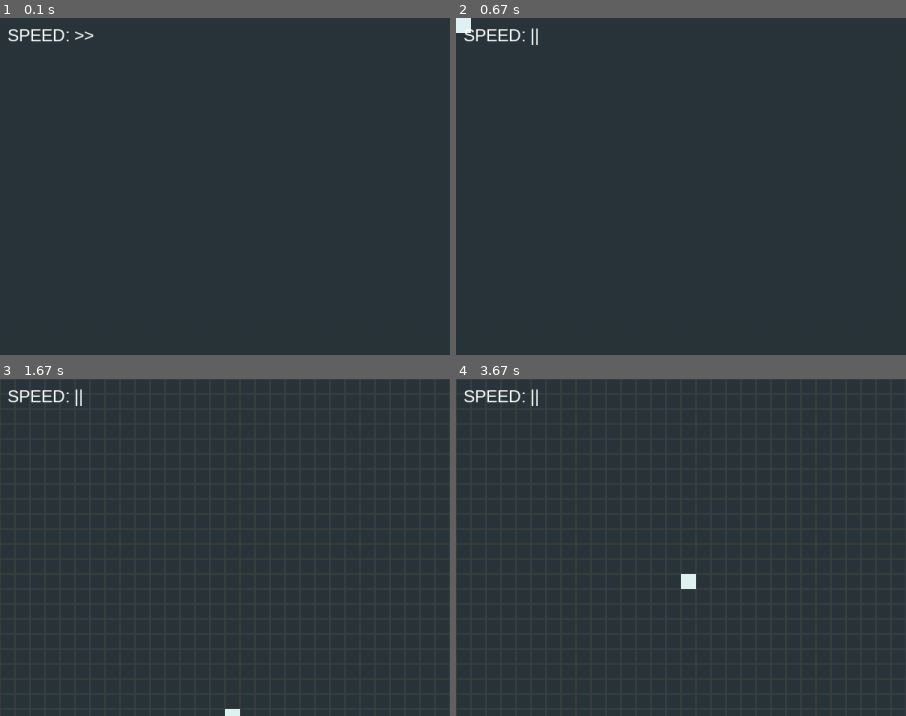
Above: before the commit, frames 1-4 (two rows, left to right).
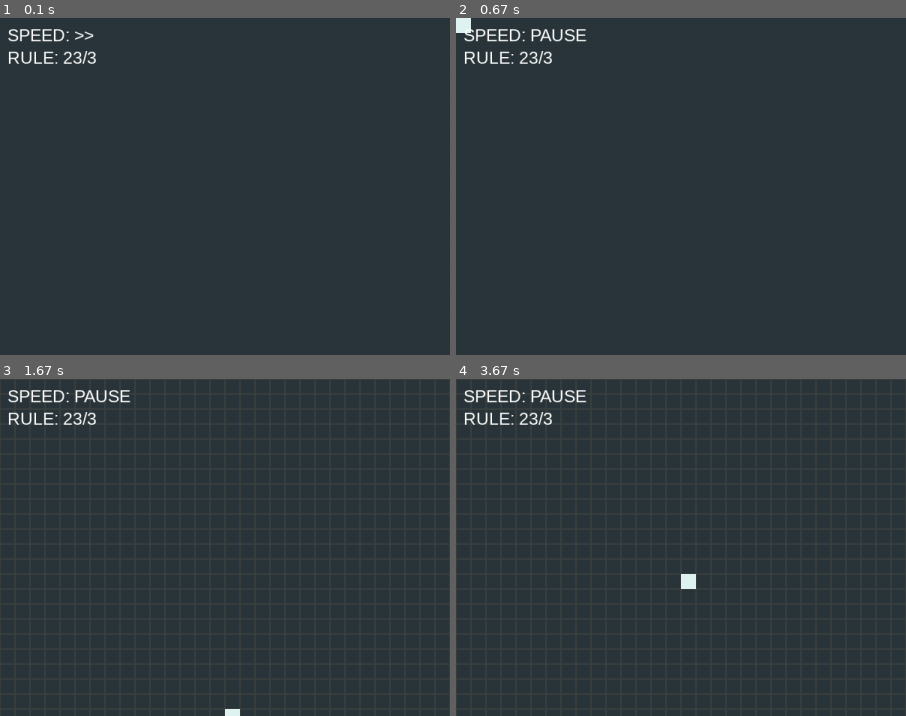
Above: after the commit, the same moments.

Repository: dvenru/py_game_of_life
Game: pygame game, started from main.py
Same seed, same stepped clock (60 frames per second), same inputs: the game is played once before the commit and once after it.
Inputs (mouse positions are % of the whole screen's width and height, from its top left):
- Up to frame 1 (0.1 s): no input
- Up to frame 2 (0.67 s): tap Space at 0.33 s
- Up to frame 3 (1.67 s): hold Tab 0.67-1.13 s; hold Right 0.67-1.13 s; tap Space at 0.73, 1.03, 1.23, 1.53 s; hold Delete 1.17-1.63 s; hold Right 1.17-1.63 s; move the mouse to (26, 51) at 1.2 s
- Up to frame 4 (3.67 s): hold Right 1.67-2.13 s; move the mouse to (19, 35) at 1.7 s; tap Space at 1.73, 2.03, 2.23, 2.53, 2.73, 3.03, 3.3, 3.6 s; hold Right 2.17-2.63 s; move the mouse to (87, 85) at 2.2 s; hold Left 2.67-3.2 s; move the mouse to (24, 13) at 2.7 s; hold Left 3.23-3.63 s; move the mouse to (26, 30) at 3.27 s
The pictures show only the part of the screen within x 0-50%, y 0-50%; the shares and areas given below are measured in that part.

The runs differ from the first frame. In frame 1, 0.3% of the frame differs, in the area x 2-22%, y 9-14%; in frame 2, 0.6%, in the area x 2-30%, y 2-14%; in frame 3, 0.6%; in frame 4, 0.6%.

Commit message:
version 1.3

Diff:
--- a/gameui.py
+++ b/gameui.py
@@ -1,30 +1,92 @@
 import pygame as pg
+
+from settings import *
 
 
 class UIGroup:
     def __init__(self) -> None:
-        self.group_ui = []
+        self.group_draw = []
+        self.group_update = []
 
-    def append(self, new_object) -> None:
-        self.group_ui.append(new_object)
+    def append(self, new_object, is_update: bool = False) -> None:
+        self.group_draw.append(new_object)
+        if is_update:
+            self.group_update.append(new_object)
+
+    def change_draw(self, changed_object, draw_state: bool) -> None:
+        if draw_state and (changed_object not in self.group_draw):
+            self.group_draw.append(changed_object)
+        elif not draw_state and (changed_object in self.group_draw):
+            self.group_draw.remove(changed_object)
 
     def update(self) -> None:
-        for _object in self.group_ui:
+        for _object in self.group_draw:
             _object.draw()
+        for _object in self.group_update:
+            _object.update()
 
 
 class Label:
-    def __init__(self, surface, text: str, position: tuple = (int, int), group_ui = None, size: int = 20, color = "white") -> None:
+    def __init__(self, surface, text: str, position: tuple = (int, int), size: int = 20, color = "white", timer: float = 0) -> None:
         self.surface = surface
         self.font = pg.font.SysFont("Arial", size)
         self.image = self.font.render(text, True, color)
         _, _, width, height = self.image.get_rect()
         self.rect = pg.Rect(position[0], position[1], width, height)
         self.text = text
-        group_ui.append(self)
+        self.timer = timer
 
     def draw(self) -> None:
         self.surface.blit(self.image, self.rect)
 
+    def set_center(self, new_pos: tuple = (int, int)) -> None:
+        self.rect.center = new_pos
+
     def set_text(self, new_text: str, color = "white") -> None:
         self.image = self.font.render(new_text, True, color)
+
+    def get_timer(self) -> float:
+        return self.timer
+
+
+class Button:
+    def __init__(self, surface, rect: tuple = (int, int, int, int), button_text: str = "Button", click_function = None) -> None:
+        self.surface = surface
+        self.rect = pg.Rect(rect[0], rect[1], rect[2], rect[3])
+        self.text = button_text
+        self.click_function = click_function
+
+        self.fill_color = {
+            "normal": SOFT_RED,
+            "pressed": GRAY_RED,
+            "hover": LIGHT_RED
+        }
+
+    def draw(self) -> None:
+        pass
+
+    def update(self) -> None:
+        pass
+
+
+class OptionMenu:
+    def __init__(self, surface, background_color = "white", title_color = "black", title_label = "Menu") -> None:
+        self.surface = surface
+        self.background_color = background_color
+        self.title_label = title_label
+        self.title_color = title_color
+        self.button_list = []
+        self.show = False
+
+    def add_button(self, new_button) -> None:
+        self.button_list.append(new_button)
+        self.update_size()
+
+    def update_size(self) -> None:
+        pass
+
+    def draw(self) -> None:
+        pass
+
+    def update(self) -> None:
+        pass
--- a/life.py
+++ b/life.py
@@ -9,6 +9,8 @@
         self.present_map = [['0' for i in range(HEIGHT // TILE_SIZE)] for i in range(WIDTH // TILE_SIZE)]
         self.tile_size = TILE_SIZE
         self.colors = [SOFT_BLACK, SOFT_RED]
+        self.rule_life = None
+        self.rule_birth = None
 
         self.grid_visible = False
 
@@ -22,7 +24,8 @@
                     pg.draw.rect(self.surface, (61, 66, 65), (
                         (num_line * self.tile_size), (num_tile * self.tile_size), self.tile_size, self.tile_size), 1)
 
-    def draw_hide(self, is_hide: bool = False, line_position: int = 0, tile_position: int = 0, draw_list = None) -> None:
+    def draw_hide(self, is_hide: bool = False, line_position: int = 0, tile_position: int = 0,
+                  draw_list = None) -> None:
         if is_hide:
             pg.draw.rect(self.surface, (223, 244, 243), (
                 (line_position * self.tile_size), (tile_position * self.tile_size), self.tile_size, self.tile_size))
@@ -48,6 +51,17 @@
     def set_grid_visible(self) -> None:
         self.grid_visible = not self.grid_visible
 
+    def set_rule(self, new_rule_life: str, new_rule_birth: str) -> None:
+        self.rule_life = new_rule_life
+        self.rule_birth = new_rule_birth
+
+    def set_rule_str(self, new_rule: str) -> None:
+        self.rule_life = list(new_rule[:new_rule.find("/")])
+        self.rule_birth = list(new_rule[new_rule.find("/") + 1:])
+
+    def get_rule(self) -> str:
+        return "".join(self.rule_life) + "/" + "".join(self.rule_birth)
+
     def new_generation(self) -> None:
         future_map = [['0' for i in range(HEIGHT // TILE_SIZE)] for i in range(WIDTH // TILE_SIZE)]
         for num_line, line in enumerate(self.present_map):
@@ -55,9 +69,9 @@
                 neighbors = self.search_neighbors(num_line, num_tile)
                 match tile:
                     case '0':
-                        future_map[num_line][num_tile] = '1' if neighbors[1] == 3 else '0'
+                        future_map[num_line][num_tile] = '1' if str(neighbors[1]) in list(self.rule_birth) else '0'
                     case '1':
-                        future_map[num_line][num_tile] = '1' if 2 <= neighbors[1] <= 3 else '0'
+                        future_map[num_line][num_tile] = '1' if str(neighbors[1]) in list(self.rule_life) else '0'
 
         self.present_map = future_map.copy()
 
--- a/main.py
+++ b/main.py
@@ -2,7 +2,7 @@
 
 from settings import *
 from life import Life
-from gameui import Label, UIGroup
+from gameui import UIGroup, Label, Button, OptionMenu
 
 
 class Game:
@@ -16,14 +16,25 @@
         self.clock = pg.time.Clock()
 
         self.life = Life(self.screen)
+        self.life.set_rule_str(DEFAULT_LIFE_RULE)
         self.group_ui = UIGroup()
 
         self.is_paused = False
         self.select_speed = 1
-        self.speed_label = Label(self.screen, "SPEED: " + ">" * int(self.select_speed + 1), (10, 10), self.group_ui, 23)
+        self.speed_label = Label(self.screen, "SPEED: " + ">" * int(self.select_speed + 1), (10, 10), 23)
+        self.group_ui.append(self.speed_label)
+
+        self.rule_label = Label(self.screen, "RULE: " + self.life.get_rule(), (10, 40), 23)
+        self.group_ui.append(self.rule_label)
+
+        self.system_label = Label(self.screen, "! None !", (0, 0), 23, "red", 5)
+        self.system_label.set_center((WIDTH // 2, HEIGHT - 30))
+        # self.group_ui.append(self.system_label)
 
         self.new_generation = pg.USEREVENT + 1
+        self.system_label_hide = pg.USEREVENT + 2
         pg.time.set_timer(self.new_generation, int(WAIT_LIST[self.select_speed] * 1000))
+        # pg.time.set_timer(self.system_label_hide, int(self.system_label.get_timer() * 1000), 1)
 
         self.draw_hide_list = []
 
@@ -31,7 +42,7 @@
         if new_speed == 0:
             self.is_paused = not self.is_paused
             pg.time.set_timer(self.new_generation, int((0 if self.is_paused else WAIT_LIST[self.select_speed]) * 1000))
-            self.speed_label.set_text("SPEED: ||" if self.is_paused else "SPEED: " + ">" * int(self.select_speed + 1))
+            self.speed_label.set_text("SPEED: PAUSE" if self.is_paused else "SPEED: " + ">" * int(self.select_speed + 1))
 
         elif 0 <= self.select_speed + new_speed < len(WAIT_LIST) and not self.is_paused:
             self.select_speed += new_speed
@@ -48,6 +59,9 @@
                                if fill or ((x == end_position[0] or x == start_position[0])
                                or (y == end_position[1] or y == start_position[1]))]
 
+    def draw_pattern(self) -> None:
+        pass
+
     def run(self) -> None:
         # Локальный переменные
         drawing = False
@@ -61,23 +75,26 @@
                 # Обработка основных событий
                 if event.type == pg.QUIT:
                     running = False
-                elif event.type == self.new_generation:
+                if event.type == self.new_generation:
                     self.life.new_generation()
+                if event.type == self.system_label_hide:
+                    self.group_ui.change_draw(self.system_label, False)
 
                 # Обработка нажатий клавиш
                 if event.type == pg.KEYDOWN:
-                    if event.key == pg.K_ESCAPE:
-                        running = False
-                    elif event.key == pg.K_TAB:
-                        self.life.set_grid_visible()
-                    elif event.key == pg.K_RIGHT:
-                        self.update_event_wait(1)
-                    elif event.key == pg.K_LEFT:
-                        self.update_event_wait(-1)
-                    elif event.key == pg.K_SPACE:
-                        self.update_event_wait()
-                    elif event.key == pg.K_DELETE:
-                        self.life.clear()
+                    match event.key:
+                        case pg.K_ESCAPE:
+                            running = False
+                        case pg.K_TAB:
+                            self.life.set_grid_visible()
+                        case pg.K_RIGHT:
+                            self.update_event_wait(1)
+                        case pg.K_LEFT:
+                            self.update_event_wait(-1)
+                        case pg.K_SPACE:
+                            self.update_event_wait()
+                        case pg.K_DELETE:
+                            self.life.clear()
 
                 # Обработка нажатий мыши
                 if self.is_paused:
--- /dev/null
+++ b/patterncontrol.py
@@ -0,0 +1,20 @@
+import pygame as pg
+
+from settings import *
+
+
+class PatternControl:
+    def __init__(self):
+        self.pattern_name_list = []
+
+    def add_pattern(self, pattern_name: str, pattern: list):
+        pass
+
+    def get_pattern(self, pattern_name: str = None):
+        pass
+
+    def save(self):
+        pass
+
+    def load(self):
+        pass
--- a/settings.py
+++ b/settings.py
@@ -4,7 +4,10 @@
 HEIGHT: int = 900
 TILE_SIZE: int = 20
 WAIT_LIST: list = [0.25, 0.2, 0.15, 0.1, 0.05]
+DEFAULT_LIFE_RULE = "23/3"
 
 # Цвета
+LIGHT_RED = (246, 65, 108)
 SOFT_RED = (232, 74, 95)
+GRAY_RED = (144, 55, 73)
 SOFT_BLACK = (42, 54, 59)
Not shown, changed: README.md
